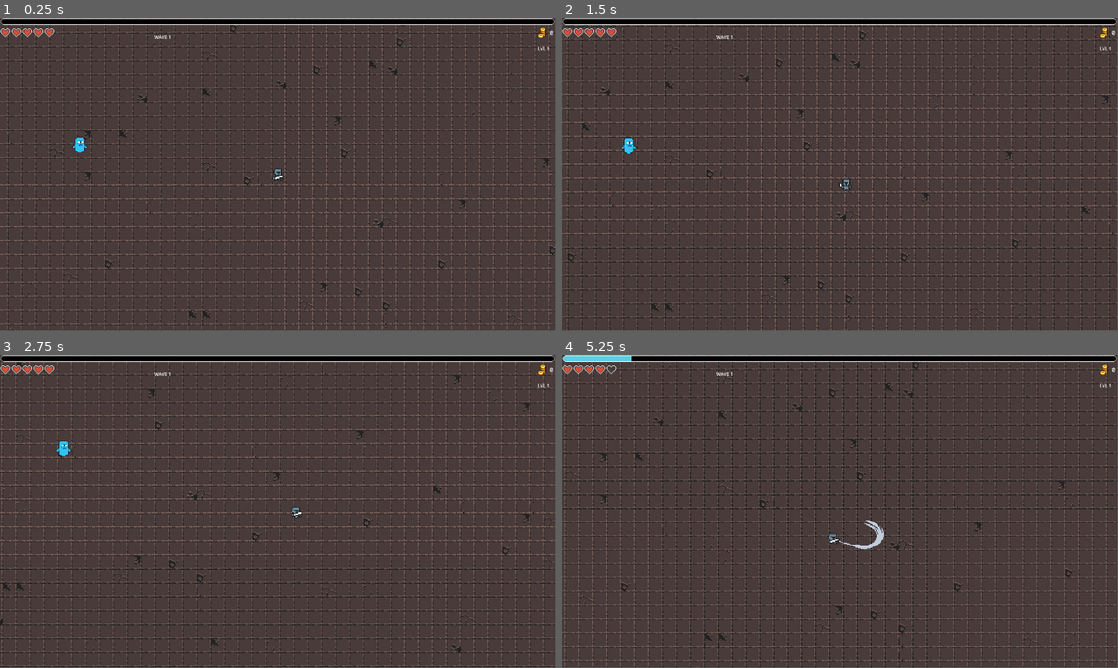
Above: before the commit, frames 1-4 (two rows, left to right).
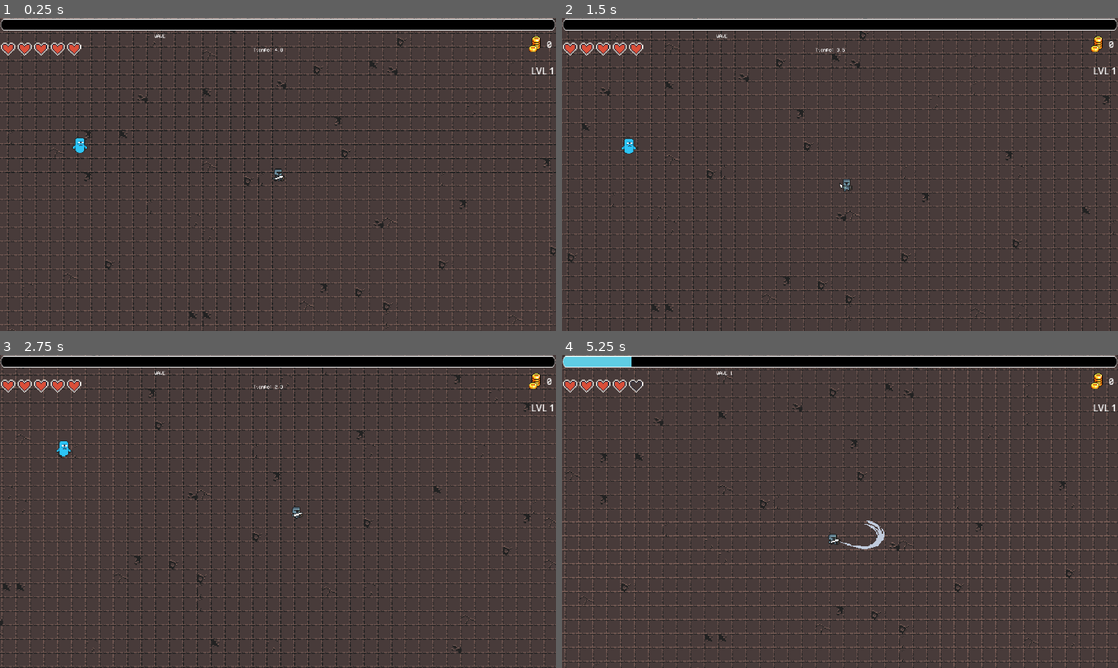
Above: after the commit, the same moments.

Repository: ErikpvDev/Proyecto-intermodular
Game: Godot game, scene res://Scenes/Game/game.tscn
Same seed, same stepped clock (60 frames per second), same inputs: the game is played once before the commit and once after it. Before the commit the project starts from res://Scenes/Levels/Level01/level_01.tscn. The engine's default icon, where the game draws it, is replaced by a stand-in: a white triangle on a blue panel in a dark square.
Inputs:
- Up to frame 1 (0.25 s): no input
- Up to frame 2 (1.5 s): hold D (right) 0.53-1.28 s; tap Shift (dash) at 0.6, 1.35 s; hold S (down) from 1.28 s (still down)
- Up to frame 3 (2.75 s): release S (down) at 2.03 s; hold D (right) from 2.03 s (still down); tap Shift (dash) at 2.1 s
- Up to frame 4 (5.25 s): release D (right) at 2.78 s; hold W (up) 2.78-3.53 s; tap Shift (dash) every 0.75 s from 2.85 to 5.1 s; hold A (left) 3.53-5.03 s; hold S (down) from 5.03 s (still down)
In our replay, the window is 799x449 before the commit and 800x450 after it. These sizes can differ from the game's own. Grey fills any space a smaller window leaves; there, only what the larger window draws over its background counts as a difference.

The runs differ from the first frame. In frame 1, 11% of the frame differs, in the area x 0-100%, y 0-100%; in frame 2, 12%; in frame 3, 12%; in frame 4, 16%.

Commit message:
Sistema de mejoras al subir de lvl, temporizador en pantalla entre rondas
Cada vez que se suba de nivel aparece una ventana con 3 objetos a elegir, el juego se bloquea hasta que no se escoja algún objeto, la animación de entrada del menú y el tamaño se deben modificar.

Ahora el tiempo entre rondas se representa con un temporizador en pantalla

Diff:
--- a/Scenes/Character/experience.gd
+++ b/Scenes/Character/experience.gd
@@ -5,6 +5,8 @@
 @onready var exp_lvl_text: Label = $"../../UI/Exp/Label"
 var experience: float = 0
 var lvl: int = 1
+
+signal level_up
 
 func _ready() -> void:
 	exp_lvl_text.text="LVL "+str(lvl)
@@ -19,6 +21,7 @@
 		exp_lvl_text.text="lvl: "+str(lvl)
 		exp_needed_lvl*=2
 		exp_bar.max_value=exp_needed_lvl
+		emit_signal("level_up")
 	else:
 		experience=expected_exp
 		exp_bar.value=experience
--- /dev/null
+++ b/Scenes/Game/game.gd
@@ -0,0 +1,17 @@
+extends Node
+
+@onready var experience = $Level01/Character/Experience
+@onready var level_up_menu = $CanvasLayer/LevelUpMenu
+
+func _ready() -> void:
+	experience.connect("level_up",Callable(self,"_on_level_up"))
+	level_up_menu.connect("item_selected",Callable(self,"_on_item_selected"))
+
+func _on_level_up() -> void:
+	get_tree().paused = true
+	level_up_menu.show_menu()
+
+
+func _on_item_selected() -> void:
+	get_tree().paused = false
+	level_up_menu.hide()
--- /dev/null
+++ b/Scenes/Game/game.tscn
@@ -0,0 +1,24 @@
+[gd_scene load_steps=4 format=3 uid="uid://dn4ywh5cecglw"]
+
+[ext_resource type="PackedScene" uid="uid://dafx2m02alpy5" path="res://Scenes/Levels/Level01/level_01.tscn" id="1_mv0hc"]
+[ext_resource type="Script" uid="uid://bq25fs40itcwd" path="res://Scenes/Game/game.gd" id="1_qikps"]
+[ext_resource type="PackedScene" uid="uid://rahtjweordfx" path="res://Scenes/Menus/level_up_menu.tscn" id="2_qxfds"]
+
+[node name="Game" type="Node"]
+process_mode = 3
+script = ExtResource("1_qikps")
+
+[node name="Level01" parent="." instance=ExtResource("1_mv0hc")]
+
+[node name="CanvasLayer" type="CanvasLayer" parent="."]
+
+[node name="LevelUpMenu" parent="CanvasLayer" instance=ExtResource("2_qxfds")]
+anchors_preset = 8
+anchor_left = 0.5
+anchor_top = 0.5
+anchor_right = 0.5
+anchor_bottom = 0.5
+offset_left = -182.85718
+offset_top = -101.666626
+offset_right = 182.85718
+offset_bottom = 101.666626
--- a/Scenes/Gold/Gold.tscn
+++ b/Scenes/Gold/Gold.tscn
@@ -9,11 +9,12 @@
 anchors_preset = 1
 anchor_left = 1.0
 anchor_right = 1.0
-offset_left = -63.0
-offset_top = 31.0
-offset_right = -7.0
-offset_bottom = 71.00012
+offset_left = -98.5
+offset_top = 60.0
+offset_right = -42.5
+offset_bottom = 100.00009
 grow_horizontal = 0
+scale = Vector2(1.5, 1.5)
 alignment = 2
 
 [node name="TextureRect" type="TextureRect" parent="HBoxContainer"]
--- a/Scenes/Hearts/health_bar.tscn
+++ b/Scenes/Hearts/health_bar.tscn
@@ -3,6 +3,8 @@
 [node name="health_bar" type="CanvasLayer"]
 
 [node name="HBoxContainer" type="HBoxContainer" parent="."]
+offset_top = 31.0
 offset_right = 144.0
-offset_bottom = 48.0
+offset_bottom = 79.0
+scale = Vector2(1.5, 1.5)
 size_flags_stretch_ratio = 4.3
--- a/Scenes/Levels/Level01/level_01.tscn
+++ b/Scenes/Levels/Level01/level_01.tscn
@@ -10,6 +10,7 @@
 [sub_resource type="WorldBoundaryShape2D" id="WorldBoundaryShape2D_ixfmw"]
 
 [node name="Level01" instance=ExtResource("1_ixfmw")]
+process_mode = 1
 y_sort_enabled = true
 
 [node name="UI" parent="." index="0" instance=ExtResource("2_0vwiw")]
--- /dev/null
+++ b/Scenes/Menus/level_up_menu.gd
@@ -0,0 +1,21 @@
+extends Control
+
+signal item_selected
+
+func _ready() -> void:
+	hide()
+
+
+func show_menu():
+	$AnimationPlayer.play("pop_in")
+	show()
+
+func _on_object_01_pressed() -> void:
+	emit_signal("item_selected")
+
+
+func _on_object_02_pressed() -> void:
+	emit_signal("item_selected")
+
+func _on_object_03_pressed() -> void:
+	emit_signal("item_selected")
--- /dev/null
+++ b/Scenes/Menus/level_up_menu.tscn
@@ -0,0 +1,178 @@
+[gd_scene load_steps=6 format=3 uid="uid://rahtjweordfx"]
+
+[ext_resource type="Script" uid="uid://20nf6qvtbtar" path="res://Scenes/Menus/level_up_menu.gd" id="1_0rmfn"]
+[ext_resource type="Texture2D" uid="uid://c1tp7pqe622b5" path="res://icon.svg" id="1_mkk26"]
+
+[sub_resource type="Animation" id="Animation_0rmfn"]
+resource_name = "pop_in"
+length = 0.1
+tracks/0/type = "value"
+tracks/0/imported = false
+tracks/0/enabled = true
+tracks/0/path = NodePath(".:scale")
+tracks/0/interp = 1
+tracks/0/loop_wrap = true
+tracks/0/keys = {
+"times": PackedFloat32Array(0, 0.1),
+"transitions": PackedFloat32Array(1, 1),
+"update": 0,
+"values": [Vector2(0, 0), Vector2(0.84, 0.84)]
+}
+
+[sub_resource type="Animation" id="Animation_412y8"]
+length = 0.001
+tracks/0/type = "value"
+tracks/0/imported = false
+tracks/0/enabled = true
+tracks/0/path = NodePath(".:scale")
+tracks/0/interp = 1
+tracks/0/loop_wrap = true
+tracks/0/keys = {
+"times": PackedFloat32Array(0),
+"transitions": PackedFloat32Array(1),
+"update": 0,
+"values": [Vector2(0.84, 0.84)]
+}
+
+[sub_resource type="AnimationLibrary" id="AnimationLibrary_7s48k"]
+_data = {
+&"RESET": SubResource("Animation_412y8"),
+&"pop_in": SubResource("Animation_0rmfn")
+}
+
+[node name="LevelUpMenu" type="Control"]
+process_mode = 2
+layout_mode = 3
+anchors_preset = 8
+anchor_left = 0.5
+anchor_top = 0.5
+anchor_right = 0.5
+anchor_bottom = 0.5
+grow_horizontal = 2
+grow_vertical = 2
+scale = Vector2(0.84, 0.84)
+script = ExtResource("1_0rmfn")
+
+[node name="Panel" type="Panel" parent="."]
+layout_mode = 1
+anchors_preset = 8
+anchor_left = 0.5
+anchor_top = 0.5
+anchor_right = 0.5
+anchor_bottom = 0.5
+offset_left = -846.77936
+offset_top = -567.8571
+offset_right = 846.77936
+offset_bottom = 567.8571
+grow_horizontal = 2
+grow_vertical = 2
+
+[node name="Label" type="Label" parent="Panel"]
+layout_mode = 1
+anchors_preset = 5
+anchor_left = 0.5
+anchor_right = 0.5
+offset_left = -37.30249
+offset_right = 37.30249
+offset_bottom = 23.000002
+grow_horizontal = 2
+scale = Vector2(5, 5)
+pivot_offset = Vector2(37.303, 0)
+text = "LEVEL UP"
+
+[node name="HBoxContainer" type="HBoxContainer" parent="Panel"]
+layout_mode = 1
+anchors_preset = 8
+anchor_left = 0.5
+anchor_top = 0.5
+anchor_right = 0.5
+anchor_bottom = 0.5
+offset_left = -473.99997
+offset_top = -273.00003
+offset_right = 473.99997
+offset_bottom = 273.00003
+grow_horizontal = 2
+grow_vertical = 2
+scale = Vector2(1.7, 1.7)
+pivot_offset = Vector2(474, 273)
+alignment = 1
+
+[node name="VBoxContainer" type="VBoxContainer" parent="Panel/HBoxContainer"]
+layout_mode = 2
+size_flags_horizontal = 0
+size_flags_vertical = 4
+alignment = 1
+
+[node name="Name" type="Label" parent="Panel/HBoxContainer/VBoxContainer"]
+layout_mode = 2
+text = "Object01 Name"
+horizontal_alignment = 1
+
+[node name="TextureRect" type="TextureRect" parent="Panel/HBoxContainer/VBoxContainer"]
+layout_mode = 2
+texture = ExtResource("1_mkk26")
+stretch_mode = 3
+
+[node name="Object01" type="Button" parent="Panel/HBoxContainer/VBoxContainer"]
+layout_mode = 2
+text = "Object 01"
+
+[node name="Description" type="Label" parent="Panel/HBoxContainer/VBoxContainer"]
+layout_mode = 2
+text = "Object Description"
+
+[node name="VBoxContainer2" type="VBoxContainer" parent="Panel/HBoxContainer"]
+layout_mode = 2
+size_flags_horizontal = 6
+size_flags_vertical = 4
+alignment = 1
+
+[node name="Name" type="Label" parent="Panel/HBoxContainer/VBoxContainer2"]
+layout_mode = 2
+text = "Object02 Name"
+horizontal_alignment = 1
+
+[node name="TextureRect" type="TextureRect" parent="Panel/HBoxContainer/VBoxContainer2"]
+layout_mode = 2
+texture = ExtResource("1_mkk26")
+stretch_mode = 3
+
+[node name="Object02" type="Button" parent="Panel/HBoxContainer/VBoxContainer2"]
+layout_mode = 2
+text = "Object 02"
+
+[node name="Description" type="Label" parent="Panel/HBoxContainer/VBoxContainer2"]
+layout_mode = 2
+text = "Object Description"
+
+[node name="VBoxContainer3" type="VBoxContainer" parent="Panel/HBoxContainer"]
+layout_mode = 2
+size_flags_horizontal = 8
+alignment = 1
+
+[node name="Name" type="Label" parent="Panel/HBoxContainer/VBoxContainer3"]
+layout_mode = 2
+text = "Object03 Name"
+horizontal_alignment = 1
+
+[node name="TextureRect" type="TextureRect" parent="Panel/HBoxContainer/VBoxContainer3"]
+layout_mode = 2
+texture = ExtResource("1_mkk26")
+stretch_mode = 3
+
+[node name="Object03" type="Button" parent="Panel/HBoxContainer/VBoxContainer3"]
+layout_mode = 2
+text = "Object 03"
+
+[node name="Description" type="Label" parent="Panel/HBoxContainer/VBoxContainer3"]
+layout_mode = 2
+text = "Object Description"
+
+[node name="AnimationPlayer" type="AnimationPlayer" parent="."]
+libraries = {
+&"": SubResource("AnimationLibrary_7s48k")
+}
+
+[connection signal="pressed" from="Panel/HBoxContainer/VBoxContainer/Object01" to="." method="_on_object_01_pressed"]
+[connection signal="pressed" from="Panel/HBoxContainer/VBoxContainer2/Object02" to="." method="_on_object_02_pressed"]
+[connection signal="pressed" from="Panel/HBoxContainer/VBoxContainer3/Object03" to="." method="_on_object_03_pressed"]
--- a/Scenes/Spawn/spawn.gd
+++ b/Scenes/Spawn/spawn.gd
@@ -9,6 +9,10 @@
 @export var base_hp=10
 @onready var between_waves=5
 @onready var wave_text = $"../UI/Wave/Label"
+@onready var wave_timer = $"../UI/Wave/Wave_timer"
+
+var between_waves_screen_timer=false
+var time
 
 @onready var enemy_dict = {
 	1: [6, 1.1],
@@ -47,6 +51,18 @@
 
 func _ready():
 	update_wave()
+	time=between_waves
+
+func _process(delta: float) -> void:
+	if between_waves_screen_timer:
+		if time > 0:
+			time -= delta
+			wave_timer.text = "Tiempo: %.1f" % time
+			wave_timer.visible=true
+		else:
+			time=between_waves
+			between_waves_screen_timer=false
+			wave_timer.visible=false
 
 func enemy_death():
 	dead_enemies+=1
@@ -98,10 +114,11 @@
 
 
 func update_wave():
-	wave_text.text = "WAVE "+str(current_wave)
 	var prob
 	for rondas in enemy_dict:
 		prob = base_elite_chance * enemy_dict[rondas][1]
 		elite_prob_percent = snapped(prob * 100, 2)
+	between_waves_screen_timer=true
 	await get_tree().create_timer(between_waves).timeout
+	wave_text.text = "WAVE "+str(current_wave)
 	spawn_enemies()
--- a/Scenes/UI/Exp/exp.tscn
+++ b/Scenes/UI/Exp/exp.tscn
@@ -9,7 +9,7 @@
 [node name="TextureProgressBar" type="TextureProgressBar" parent="."]
 anchors_preset = 10
 anchor_right = 1.0
-offset_bottom = 25.0
+offset_bottom = 46.0
 grow_horizontal = 2
 size_flags_horizontal = 3
 nine_patch_stretch = true
@@ -23,9 +23,10 @@
 anchors_preset = 1
 anchor_left = 1.0
 anchor_right = 1.0
-offset_left = -61.484985
-offset_top = 93.715
-offset_right = -6.0
-offset_bottom = 116.71511
+offset_left = -86.0
+offset_top = 159.0
+offset_right = -43.943604
+offset_bottom = 182.0
 grow_horizontal = 0
+scale = Vector2(2, 2)
 text = "LVL"
--- /dev/null
+++ b/Scenes/UI/ui.gd
@@ -0,0 +1,14 @@
+extends CanvasGroup
+
+@onready var spawn = false
+@onready var wave_timer = $Wave/Wave_timer
+const time_const = 5
+var time = time_const
+
+func _process(delta):
+	if spawn:
+		if time > 0:
+			time -= delta
+			wave_timer.text = "Tiempo: %.1f" % time
+		else:
+			time=time_const
--- a/Scenes/UI/ui.tscn
+++ b/Scenes/UI/ui.tscn
@@ -1,11 +1,13 @@
-[gd_scene load_steps=5 format=3 uid="uid://bam0ik66tfskr"]
+[gd_scene load_steps=6 format=3 uid="uid://bam0ik66tfskr"]
 
+[ext_resource type="Script" uid="uid://c8nkt2yjlif3d" path="res://Scenes/UI/ui.gd" id="1_alcrr"]
 [ext_resource type="PackedScene" uid="uid://bk01ah10djpvn" path="res://Scenes/Gold/Gold.tscn" id="1_i5q6i"]
 [ext_resource type="PackedScene" uid="uid://bqy0xbspvp3gc" path="res://Scenes/Hearts/health_bar.tscn" id="2_hwbc8"]
 [ext_resource type="PackedScene" uid="uid://dv7lc10i5l7rj" path="res://Scenes/UI/Exp/exp.tscn" id="3_hwbc8"]
 [ext_resource type="PackedScene" uid="uid://cewa4t80pl5nn" path="res://Scenes/Wave/wave.tscn" id="4_fo61o"]
 
 [node name="UI" type="CanvasGroup"]
+script = ExtResource("1_alcrr")
 
 [node name="Gold" parent="." instance=ExtResource("1_i5q6i")]
 
--- a/Scenes/Wave/wave.tscn
+++ b/Scenes/Wave/wave.tscn
@@ -1,4 +1,12 @@
-[gd_scene format=3 uid="uid://cewa4t80pl5nn"]
+[gd_scene load_steps=4 format=3 uid="uid://cewa4t80pl5nn"]
+
+[ext_resource type="FontFile" uid="uid://dvxv26iy0kmh0" path="res://assets/fonts/VCR_OSD_MONO_1.001.ttf" id="1_lk52v"]
+
+[sub_resource type="LabelSettings" id="LabelSettings_wdxql"]
+font = ExtResource("1_lk52v")
+
+[sub_resource type="LabelSettings" id="LabelSettings_0tvgk"]
+font = ExtResource("1_lk52v")
 
 [node name="Wave" type="CanvasLayer"]
 
@@ -8,3 +16,13 @@
 offset_right = 576.0
 offset_bottom = 79.0
 text = "WAVE"
+label_settings = SubResource("LabelSettings_wdxql")
+
+[node name="Wave_timer" type="Label" parent="."]
+offset_left = 874.0
+offset_top = 102.0
+offset_right = 930.0
+offset_bottom = 125.0
+size_flags_horizontal = 4
+text = "Prueba"
+label_settings = SubResource("LabelSettings_0tvgk")
--- a/project.godot
+++ b/project.godot
@@ -11,7 +11,7 @@
 [application]
 
 config/name="Nuevo Proyecto de Juego"
-run/main_scene="uid://dafx2m02alpy5"
+run/main_scene="uid://dn4ywh5cecglw"
 config/features=PackedStringArray("4.5", "Forward Plus")
 config/icon="res://icon.svg"
 
@@ -19,6 +19,7 @@
 
 window/size/viewport_width=1920
 window/size/viewport_height=1080
+window/stretch/mode="viewport"
 
 [global_group]
 
Not shown, changed: Observaciones.txt
Not shown, added: Scenes/Game/game.gd.uid
Not shown, added: Scenes/Menus/level_up_menu.gd.uid
Not shown, added: Scenes/UI/ui.gd.uid
